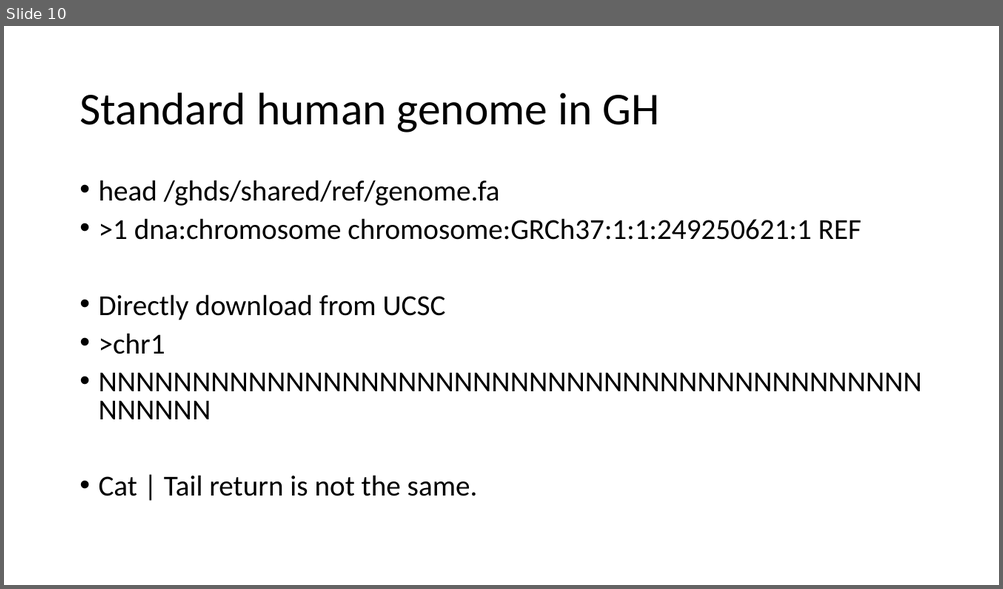
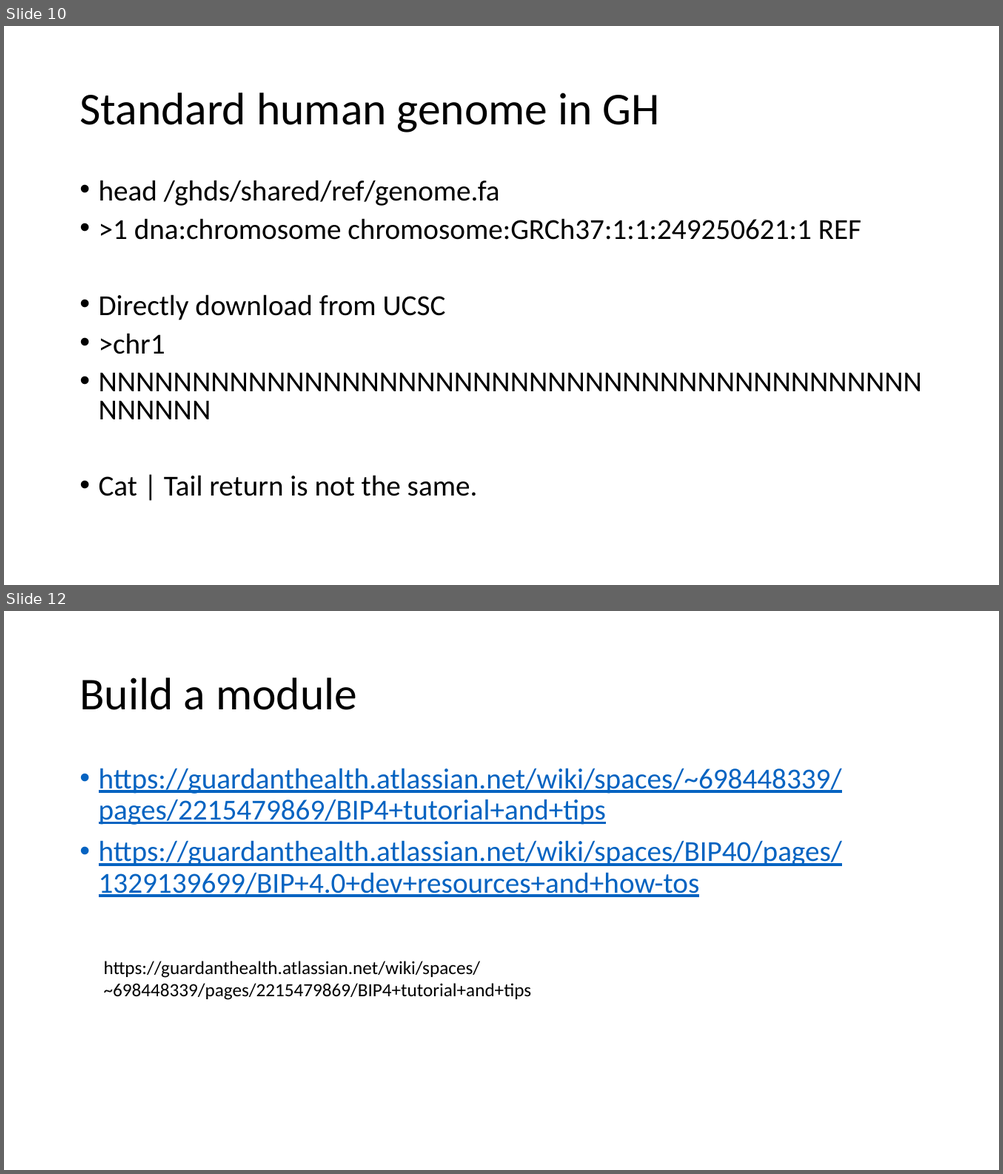
Before and after one commit to gh-xili/gh-xili, a slide deck: Progress_report/Ravi/Non_hg_contimination_XIANGLI_07082021.pptx. Shown one above the other, each under a label of ours: slide 10 before the commit, slides 10 and 12 after it; the slides between them are not shown. The pictures are 1003x589 and 1003x1174 pixels, drawn with LibreOffice and Linux fonts; fonts in the diff are those of the drawing. Boxes give left, top, right and bottom in pixels: in the first picture for what was removed or moved away, otherwise in the second. Text is boxed around its words. In the diff, an @@ line names an element or a change of style, - is before the commit and + after.

```diff
--- a/Progress_report/Ravi/Non_hg_contimination_XIANGLI_07082021.pptx
+++ b/Progress_report/Ravi/Non_hg_contimination_XIANGLI_07082021.pptx
@@ slide 12 added at [4,611,999,1170], background #FFFFFF @@
@@ title added at [79,678,357,710], 44 pt, text #000000 @@
+Build a module
@@ text added at [99,768,842,897], 28 pt, text #0563C1, underline @@
+• https://guardanthealth.atlassian.net/wiki/spaces/~698448339/pages/2215479869/BIP4+tutorial+and+tips
+• https://guardanthealth.atlassian.net/wiki/spaces/BIP40/pages/1329139699/BIP+4.0+dev+resources+and+how-tos
@@ text added at [104,961,532,1000], 18 pt, text #000000 @@
+https://guardanthealth.atlassian.net/wiki/spaces/~698448339/pages/2215479869/BIP4+tutorial+and+tips
```
Also in this commit, not shown: 2 slides changed, 6 other files.
